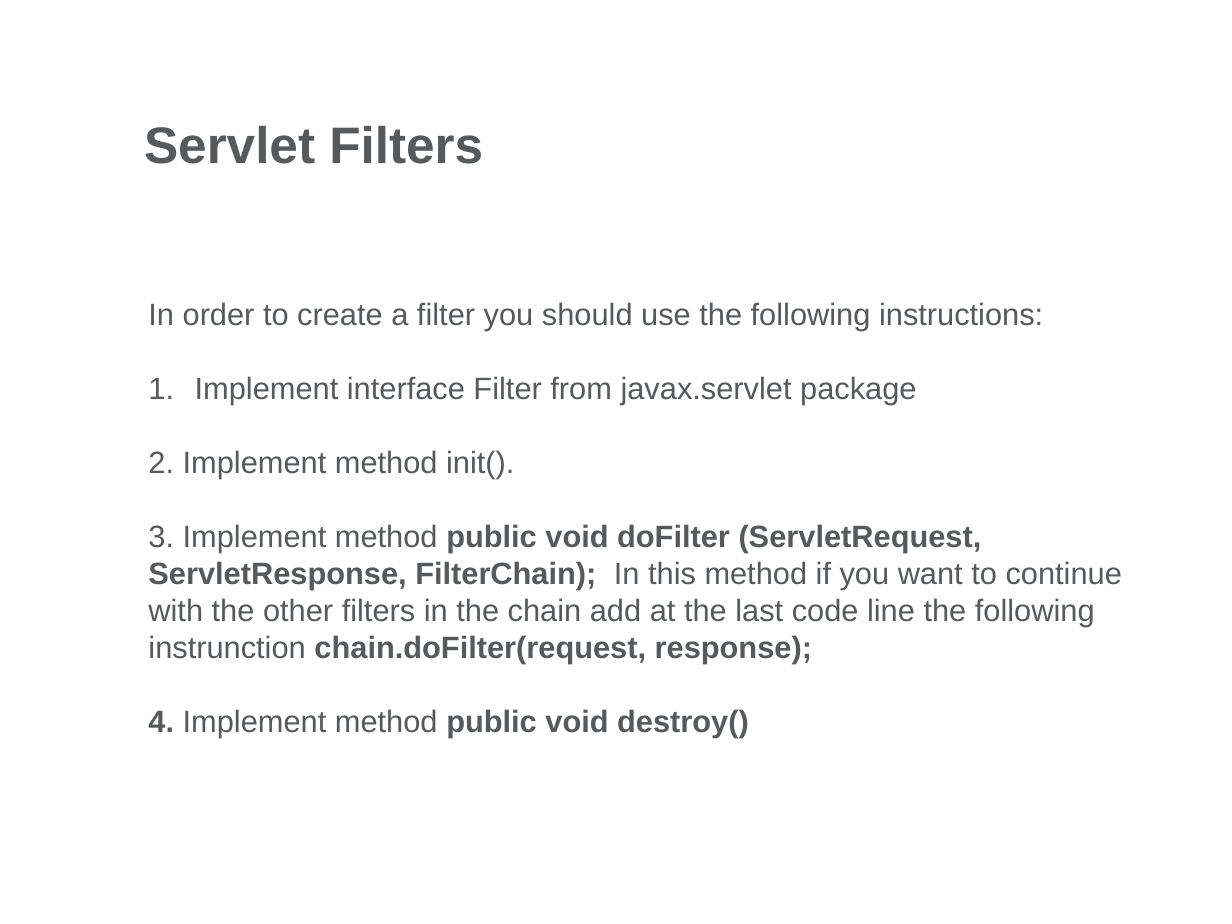
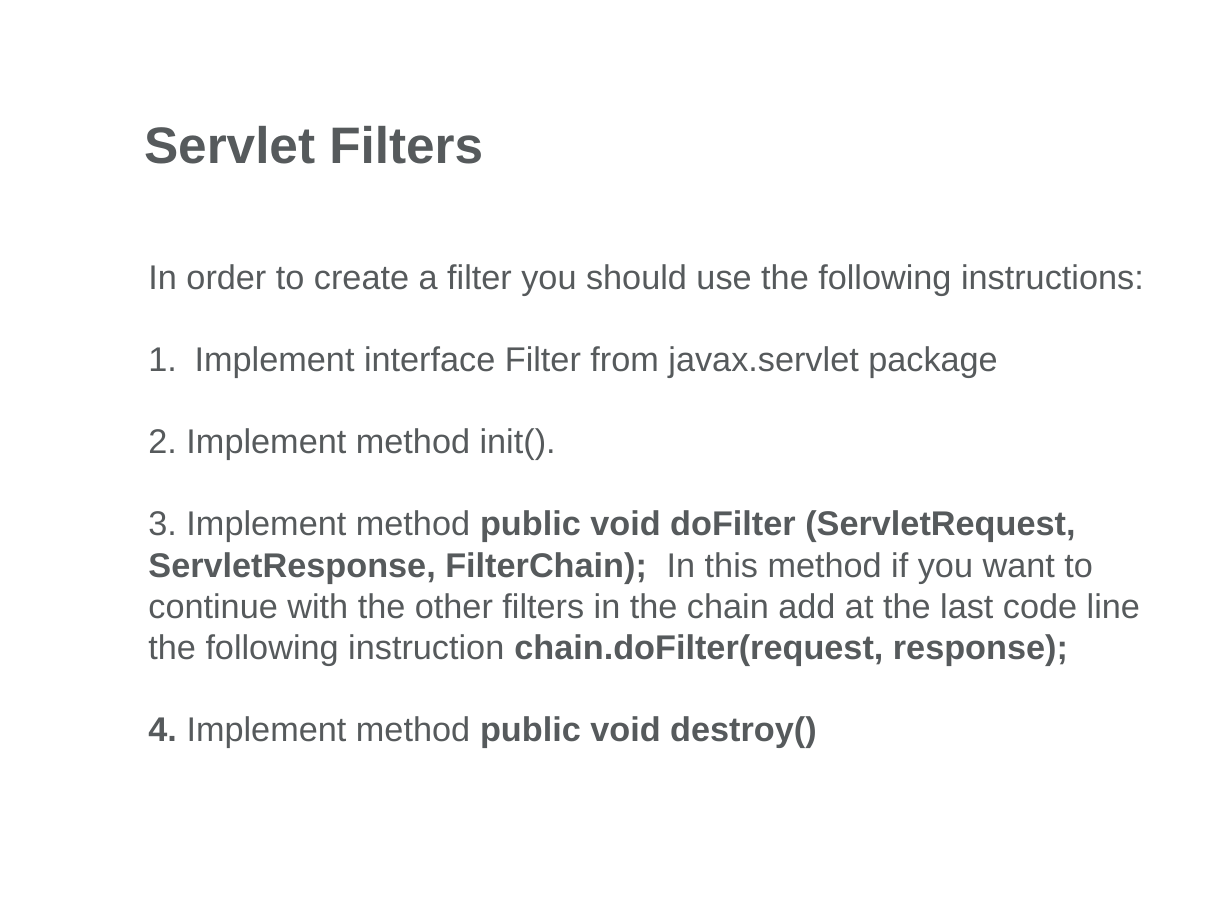
Before and after one commit to chiriacbeatrice/JavaDocs, a slide deck: slide 22 of Servlets/Day2/Docs/Web Presentation-Part2.pptx. Drawn at 1232x924 pixels with LibreOffice and Linux fonts; fonts in the diff are those of the drawing; background and template pictures are left out. Boxes give left, top, right and bottom in pixels: in the first picture for what was removed or moved away, otherwise in the second. Text is boxed around its words. In the diff, an @@ line names an element or a change of style, - is before the commit and + after.

Commit message:
Servlet-Part2

```diff
--- a/Servlets/Day2/Docs/Web Presentation-Part2.pptx
+++ b/Servlets/Day2/Docs/Web Presentation-Part2.pptx
@@ text "In order to create a ...": place and size @@
-text "In order to create a ..." at (148,302,1122,738)
+text "In order to create a ..." at (148,264,1144,747)
@@ text at (148,264,1144,747): size 18 to 20 pt in "In order to create a filter you ...", "Implement interface Filter from javax.servlet package", "2. Implement method init().", "4. Implement method public void destroy()" @@
@@ text at (148,510,1140,665): text changed; size 18 to 20 pt @@
-  3. Implement method public void doFilter (ServletRequest, ServletResponse, FilterChain); In this method if you want to continue with the other filters in the chain add at the last code line the following instrunction chain.doFilter(request, response);
+  3. Implement method public void doFilter (ServletRequest, ServletResponse, FilterChain); In this method if you want to continue with the other filters in the chain add at the last code line the following instruction chain.doFilter(request, response);
```
Also in this commit, not shown: 14 other slides changed, 18 other files.
